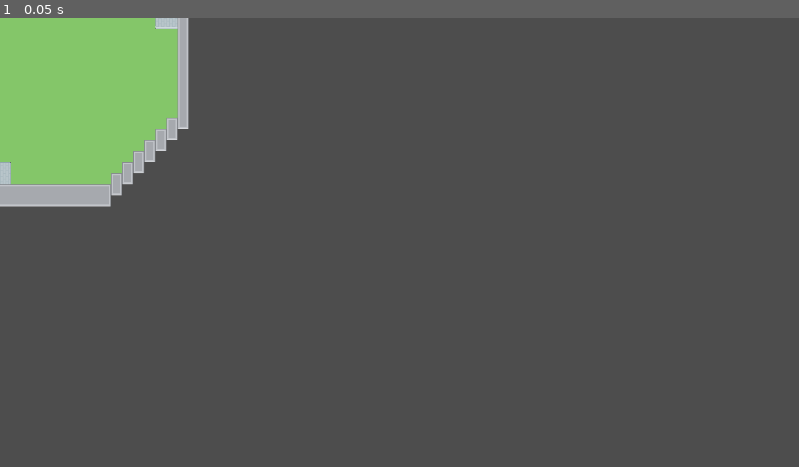
Above: before the commit, frame 1.
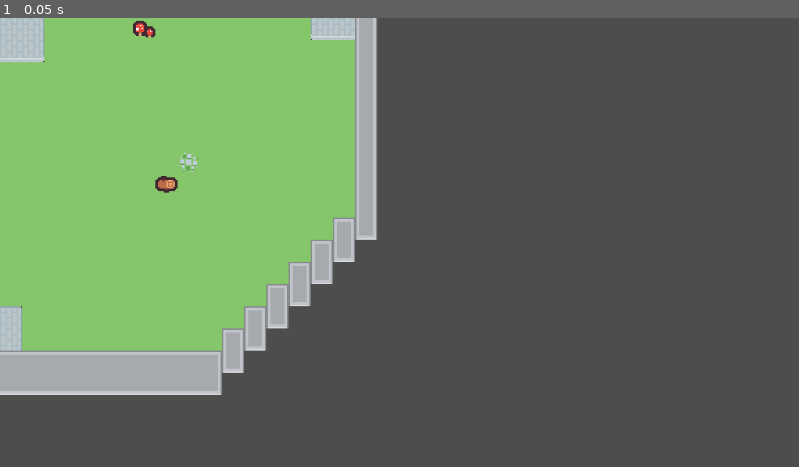
Above: after the commit, the same moment.

Repository: PhWoich/ggj-2024-manicomio
Game: Godot game, scene res://Map/map.tscn
Two runs of this game, one before a commit and one after it. Both use one fixed random seed, a clock stepped at 60 frames per second and the inputs below. This scene is started directly instead of the project's main scene.
Inputs:
- Up to frame 1 (0.05 s): no input

The runs differ from the first frame. In frame 1, 29% of the frame differs, in the area x 0-48%, y 0-84%.

Commit message:
Adiciona detalhes ao mapa basico

Diff:
--- a/Map/map.tscn
+++ b/Map/map.tscn
@@ -853,42 +853,34 @@
 15:0/0/physics_layer_0/linear_velocity = Vector2(0, 0)
 15:0/0/physics_layer_0/angular_velocity = 0.0
 16:0/0 = 0
-16:0/0/terrain = 0
 16:0/0/physics_layer_0/linear_velocity = Vector2(0, 0)
 16:0/0/physics_layer_0/angular_velocity = 0.0
 16:0/0/physics_layer_0/polygon_0/points = PackedVector2Array(-8, -8, 8, -8, 8, 8, -8, 8)
 17:0/0 = 0
-17:0/0/terrain = 0
 17:0/0/physics_layer_0/linear_velocity = Vector2(0, 0)
 17:0/0/physics_layer_0/angular_velocity = 0.0
 17:0/0/physics_layer_0/polygon_0/points = PackedVector2Array(-8, -8, 8, -8, 8, 8, -8, 8)
 18:0/0 = 0
-18:0/0/terrain = 0
 18:0/0/physics_layer_0/linear_velocity = Vector2(0, 0)
 18:0/0/physics_layer_0/angular_velocity = 0.0
 18:0/0/physics_layer_0/polygon_0/points = PackedVector2Array(-8, -8, 8, -8, 8, 8, -8, 8)
 19:0/0 = 0
-19:0/0/terrain = 0
 19:0/0/physics_layer_0/linear_velocity = Vector2(0, 0)
 19:0/0/physics_layer_0/angular_velocity = 0.0
 19:0/0/physics_layer_0/polygon_0/points = PackedVector2Array(-8, -8, 8, -8, 8, 8, -8, 8)
 20:0/0 = 0
-20:0/0/terrain = 0
 20:0/0/physics_layer_0/linear_velocity = Vector2(0, 0)
 20:0/0/physics_layer_0/angular_velocity = 0.0
 20:0/0/physics_layer_0/polygon_0/points = PackedVector2Array(-8, -8, 8, -8, 8, 8, -8, 8)
 21:0/0 = 0
-21:0/0/terrain = 0
 21:0/0/physics_layer_0/linear_velocity = Vector2(0, 0)
 21:0/0/physics_layer_0/angular_velocity = 0.0
 21:0/0/physics_layer_0/polygon_0/points = PackedVector2Array(-8, -8, 8, -8, 8, 8, -8, 8)
 22:0/0 = 0
-22:0/0/terrain = 0
 22:0/0/physics_layer_0/linear_velocity = Vector2(0, 0)
 22:0/0/physics_layer_0/angular_velocity = 0.0
 22:0/0/physics_layer_0/polygon_0/points = PackedVector2Array(-8, -8, 8, -8, 8, 8, -8, 8)
 23:0/0 = 0
-23:0/0/terrain = 0
 23:0/0/physics_layer_0/linear_velocity = Vector2(0, 0)
 23:0/0/physics_layer_0/angular_velocity = 0.0
 23:0/0/physics_layer_0/polygon_0/points = PackedVector2Array(-8, -8, 8, -8, 8, 8, -8, 8)
@@ -980,42 +972,34 @@
 15:1/0/physics_layer_0/linear_velocity = Vector2(0, 0)
 15:1/0/physics_layer_0/angular_velocity = 0.0
 16:1/0 = 0
-16:1/0/terrain = 0
 16:1/0/physics_layer_0/linear_velocity = Vector2(0, 0)
 16:1/0/physics_layer_0/angular_velocity = 0.0
 16:1/0/physics_layer_0/polygon_0/points = PackedVector2Array(-8, -8, 8, -8, 8, 8, -8, 8)
 17:1/0 = 0
-17:1/0/terrain = 0
 17:1/0/physics_layer_0/linear_velocity = Vector2(0, 0)
 17:1/0/physics_layer_0/angular_velocity = 0.0
 17:1/0/physics_layer_0/polygon_0/points = PackedVector2Array(-8, -8, 8, -8, 8, 8, -8, 8)
 18:1/0 = 0
-18:1/0/terrain = 0
 18:1/0/physics_layer_0/linear_velocity = Vector2(0, 0)
 18:1/0/physics_layer_0/angular_velocity = 0.0
 18:1/0/physics_layer_0/polygon_0/points = PackedVector2Array(-8, -8, 8, -8, 8, 8, -8, 8)
 19:1/0 = 0
-19:1/0/terrain = 0
 19:1/0/physics_layer_0/linear_velocity = Vector2(0, 0)
 19:1/0/physics_layer_0/angular_velocity = 0.0
 19:1/0/physics_layer_0/polygon_0/points = PackedVector2Array(-8, -8, 8, -8, 8, 8, -8, 8)
 20:1/0 = 0
-20:1/0/terrain = 0
 20:1/0/physics_layer_0/linear_velocity = Vector2(0, 0)
 20:1/0/physics_layer_0/angular_velocity = 0.0
 20:1/0/physics_layer_0/polygon_0/points = PackedVector2Array(-8, -8, 8, -8, 8, 8, -8, 8)
 21:1/0 = 0
-21:1/0/terrain = 0
 21:1/0/physics_layer_0/linear_velocity = Vector2(0, 0)
 21:1/0/physics_layer_0/angular_velocity = 0.0
 21:1/0/physics_layer_0/polygon_0/points = PackedVector2Array(-8, -8, 8, -8, 8, 8, -8, 8)
 22:1/0 = 0
-22:1/0/terrain = 0
 22:1/0/physics_layer_0/linear_velocity = Vector2(0, 0)
 22:1/0/physics_layer_0/angular_velocity = 0.0
 22:1/0/physics_layer_0/polygon_0/points = PackedVector2Array(-8, -8, 8, -8, 8, 8, -8, 8)
 23:1/0 = 0
-23:1/0/terrain = 0
 23:1/0/physics_layer_0/linear_velocity = Vector2(0, 0)
 23:1/0/physics_layer_0/angular_velocity = 0.0
 23:1/0/physics_layer_0/polygon_0/points = PackedVector2Array(-8, -8, 8, -8, 8, 8, -8, 8)
@@ -1107,42 +1091,34 @@
 15:2/0/physics_layer_0/linear_velocity = Vector2(0, 0)
 15:2/0/physics_layer_0/angular_velocity = 0.0
 16:2/0 = 0
-16:2/0/terrain = 0
 16:2/0/physics_layer_0/linear_velocity = Vector2(0, 0)
 16:2/0/physics_layer_0/angular_velocity = 0.0
 16:2/0/physics_layer_0/polygon_0/points = PackedVector2Array(-8, -8, 8, -8, 8, 8, -8, 8)
 17:2/0 = 0
-17:2/0/terrain = 0
 17:2/0/physics_layer_0/linear_velocity = Vector2(0, 0)
 17:2/0/physics_layer_0/angular_velocity = 0.0
 17:2/0/physics_layer_0/polygon_0/points = PackedVector2Array(-8, -8, 8, -8, 8, 8, -8, 8)
 18:2/0 = 0
-18:2/0/terrain = 0
 18:2/0/physics_layer_0/linear_velocity = Vector2(0, 0)
 18:2/0/physics_layer_0/angular_velocity = 0.0
 18:2/0/physics_layer_0/polygon_0/points = PackedVector2Array(-8, -8, 8, -8, 8, 8, -8, 8)
 19:2/0 = 0
-19:2/0/terrain = 0
 19:2/0/physics_layer_0/linear_velocity = Vector2(0, 0)
 19:2/0/physics_layer_0/angular_velocity = 0.0
 19:2/0/physics_layer_0/polygon_0/points = PackedVector2Array(-8, -8, 8, -8, 8, 8, -8, 8)
 20:2/0 = 0
-20:2/0/terrain = 0
 20:2/0/physics_layer_0/linear_velocity = Vector2(0, 0)
 20:2/0/physics_layer_0/angular_velocity = 0.0
 20:2/0/physics_layer_0/polygon_0/points = PackedVector2Array(-8, -8, 8, -8, 8, 8, -8, 8)
 21:2/0 = 0
-21:2/0/terrain = 0
 21:2/0/physics_layer_0/linear_velocity = Vector2(0, 0)
 21:2/0/physics_layer_0/angular_velocity = 0.0
 21:2/0/physics_layer_0/polygon_0/points = PackedVector2Array(-8, -8, 8, -8, 8, 8, -8, 8)
 22:2/0 = 0
-22:2/0/terrain = 0
 22:2/0/physics_layer_0/linear_velocity = Vector2(0, 0)
 22:2/0/physics_layer_0/angular_velocity = 0.0
 22:2/0/physics_layer_0/polygon_0/points = PackedVector2Array(-8, -8, 8, -8, 8, 8, -8, 8)
 23:2/0 = 0
-23:2/0/terrain = 0
 23:2/0/physics_layer_0/linear_velocity = Vector2(0, 0)
 23:2/0/physics_layer_0/angular_velocity = 0.0
 23:2/0/physics_layer_0/polygon_0/points = PackedVector2Array(-8, -8, 8, -8, 8, 8, -8, 8)
@@ -1234,42 +1210,34 @@
 15:3/0/physics_layer_0/linear_velocity = Vector2(0, 0)
 15:3/0/physics_layer_0/angular_velocity = 0.0
 16:3/0 = 0
-16:3/0/terrain = 0
 16:3/0/physics_layer_0/linear_velocity = Vector2(0, 0)
 16:3/0/physics_layer_0/angular_velocity = 0.0
 16:3/0/physics_layer_0/polygon_0/points = PackedVector2Array(-8, -8, 8, -8, 8, 8, -8, 8)
 17:3/0 = 0
-17:3/0/terrain = 0
 17:3/0/physics_layer_0/linear_velocity = Vector2(0, 0)
 17:3/0/physics_layer_0/angular_velocity = 0.0
 17:3/0/physics_layer_0/polygon_0/points = PackedVector2Array(-8, -8, 8, -8, 8, 8, -8, 8)
 18:3/0 = 0
-18:3/0/terrain = 0
 18:3/0/physics_layer_0/linear_velocity = Vector2(0, 0)
 18:3/0/physics_layer_0/angular_velocity = 0.0
 18:3/0/physics_layer_0/polygon_0/points = PackedVector2Array(-8, -8, 8, -8, 8, 8, -8, 8)
 19:3/0 = 0
-19:3/0/terrain = 0
 19:3/0/physics_layer_0/linear_velocity = Vector2(0, 0)
 19:3/0/physics_layer_0/angular_velocity = 0.0
 19:3/0/physics_layer_0/polygon_0/points = PackedVector2Array(-8, -8, 8, -8, 8, 8, -8, 8)
 20:3/0 = 0
-20:3/0/terrain = 0
 20:3/0/physics_layer_0/linear_velocity = Vector2(0, 0)
 20:3/0/physics_layer_0/angular_velocity = 0.0
 20:3/0/physics_layer_0/polygon_0/points = PackedVector2Array(-8, -8, 8, -8, 8, 8, -8, 8)
 21:3/0 = 0
-21:3/0/terrain = 0
 21:3/0/physics_layer_0/linear_velocity = Vector2(0, 0)
 21:3/0/physics_layer_0/angular_velocity = 0.0
 21:3/0/physics_layer_0/polygon_0/points = PackedVector2Array(-8, -8, 8, -8, 8, 8, -8, 8)
 22:3/0 = 0
-22:3/0/terrain = 0
 22:3/0/physics_layer_0/linear_velocity = Vector2(0, 0)
 22:3/0/physics_layer_0/angular_velocity = 0.0
 22:3/0/physics_layer_0/polygon_0/points = PackedVector2Array(-8, -8, 8, -8, 8, 8, -8, 8)
 23:3/0 = 0
-23:3/0/terrain = 0
 23:3/0/physics_layer_0/linear_velocity = Vector2(0, 0)
 23:3/0/physics_layer_0/angular_velocity = 0.0
 23:3/0/physics_layer_0/polygon_0/points = PackedVector2Array(-8, -8, 8, -8, 8, 8, -8, 8)
@@ -4027,6 +3995,7 @@
 
 [node name="TileMap" type="TileMap" parent="."]
 z_index = -1
+scale = Vector2(2, 2)
 tile_set = SubResource("TileSet_p3eip")
 format = 2
 layer_0/name = "walls"
@@ -4034,4 +4003,4 @@
 layer_1/name = "base_ground"
 layer_1/tile_data = PackedInt32Array(983030, 0, 0, 983031, 0, 0, 983032, 0, 0, 983033, 0, 0, 983034, 0, 0, 983035, 0, 0 …(12294 unchanged characters)…
 layer_2/name = " objects"
-layer_2/tile_data = PackedInt32Array()
+layer_2/tile_data = PackedInt32Array(131070, 393218, 22, -131071, 524290, 19, 65537, 524290, 22, 0, 458754, 20, -1, 458754, 20, -65536, 458754, 20, 65535, 458754, 20, 131071, 458754, 22, 65536, 458754, 22, -65535, 524290, 20, 1, 524290, 20, -131072, 458754, 19, -65537, 458754, 19, 65534, 393218, 20, -2, 393218, 20, -65538, 393218, 19, 327668, 655360, 8, -131083, 458752, 3, 65526, 327680, 2, -524295, 655360, 8, 262138, 327680, 2, 720894, 655360, 8, -196606, 655360, 8, -655357, 655360, 8, -458748, 458752, 3, -720890, 458752, 3, 6, 327680, 2, 458759, 655360, 8, 393224, 458752, 3, -524276, 327680, 2)
